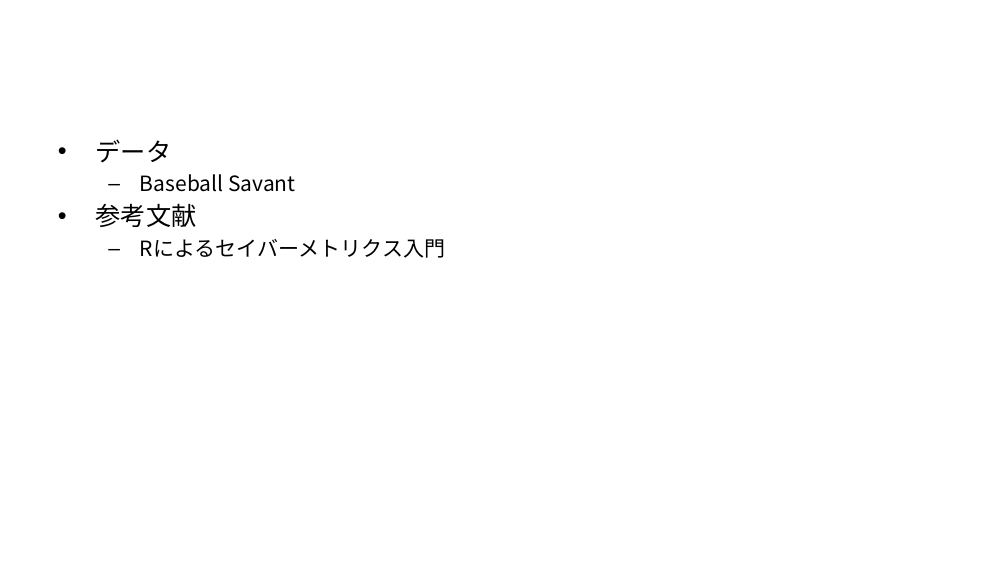
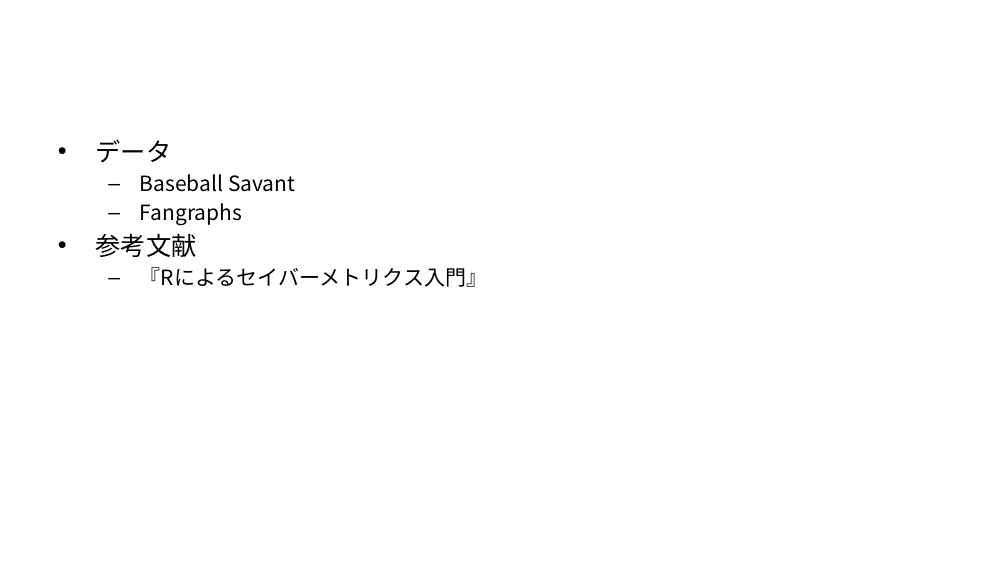
Before and after one commit to T-Reio/ohtani_analyze, a slide deck: slide 40 of slides/ohtani_tj.pptx (slide 37 before the commit). Drawn at 1008x567 pixels with LibreOffice and Linux fonts; fonts in the diff are those of the drawing; background and template pictures are left out. Boxes give left, top, right and bottom in pixels: in the first picture for what was removed or moved away, otherwise in the second. Text is boxed around its words. In the diff, an @@ line names an element or a change of style, - is before the commit and + after.

```diff
--- a/slides/ohtani_tj.pptx
+++ b/slides/ohtani_tj.pptx
@@ text at box(140, 203, 242, 226): paragraph added @@
+  – Fangraphs
@@ text at box(140, 267, 487, 287): text changed @@
-  – Rによるセイバーメトリクス入門
+  – 『Rによるセイバーメトリクス入門』
```
Also in this commit, not shown: 11 other slides changed, 4 slides added, 2 slides removed, 16 other files.
